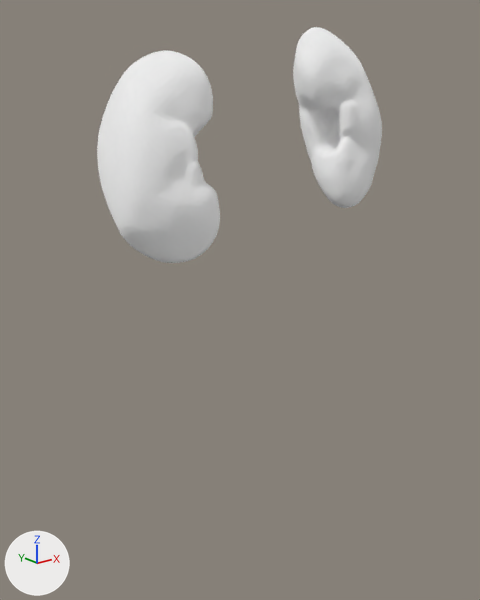
Two versions of the glTF model public/models/anatomy/kidneys.glb, one commit apart.
The view is the same before and after, from a 50 mm lens placed at (-0.268, -0.288, 1.192), pointed at (-0.019, 0.023, 1.067). Arrows for +X, +Y and +Z are at lower left; the lights stay in place. The older version comes first.

Script lines for the objects in view, before the commit:
```python
me_kidneys = bpy.data.meshes.new('kidneys')
me_kidneys.from_pydata(...)  # 3473 vertices, 6938 faces; spans x -1.0..1.0, y -0.29..0.29, z -0.65..0.65
me_kidneys.materials.append(mat_kidneys)  # white #ffffff
ob_kidneys = bpy.data.objects.new('kidneys', me_kidneys)
ob_kidneys.location = (-0.005, 0.0274, 1.1659)
ob_kidneys.scale = (0.0982, 0.0982, 0.0982)
```
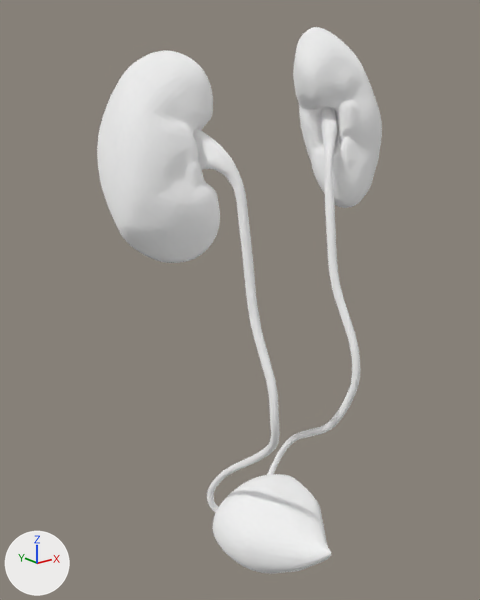
What changed in the scene script:
```text
Change me_kidneys:
    used by ob_kidneys; location = (-0.005, 0.0274, 1.1659); scale = (0.0982, 0.0982, 0.0982)
    remove me_kidneys.from_pydata(...)  # 3473 vertices, 6938 faces; spans x -1.0..1.0, y -0.29..0.29, z -0.65..0.65
    add me_kidneys.from_pydata(...)  # 6345 vertices, 12670 faces; spans x -0.55..0.55, y -0.29..0.29, z -1.0..1.0
    me_kidneys part 1: a new loose piece of 1067 vertices spanning x 0.12..0.46, y -0.21..0.24, z -0.85..0.9, in mat_kidneys (white #ffffff)
    me_kidneys part 2: a new loose piece of 1030 vertices spanning x -0.43..-0.07, y -0.21..0.22, z -0.86..0.83, in mat_kidneys (white #ffffff)
    me_kidneys part 3: a new loose piece of 992 vertices spanning x -0.19..0.25, y -0.29..0.22, z -1.0..-0.69, in mat_kidneys (white #ffffff)
    me_kidneys part 4: 1750 vertices removed from x 0.33..1.0, y -0.28..0.21, z -0.49..0.65; 1669 vertices added at x 0.18..0.55, y -0.03..0.24, z 0.37..1.0
    other edits to the shape of me_kidneys do not show in these pictures
Change ob_kidneys:
    ob_kidneys.location: (-0.005, 0.0274, 1.1659) -> (-0.005, 0.0052, 1.0517)
    ob_kidneys.scale: (0.0982, 0.0982, 0.0982) -> (0.178, 0.178, 0.178)
```

Pixel boxes [x1, y1, x2, y2] of what changed, in the pictures (480 x 600 px; the box of a moved part takes in the faces that stretch with it):
'kidneys', reshaped, moved, rescaled (131% taller)
    before: [97, 27, 382, 263]
    after: [97, 27, 382, 574]
part 1 of me_kidneys, added
    after: [267, 107, 360, 475]
part 2 of me_kidneys, added
    after: [193, 130, 280, 513]
part 3 of me_kidneys, added
    after: [212, 474, 331, 574]
part 4 of me_kidneys, moved or reshaped
    both: [293, 27, 382, 208]
